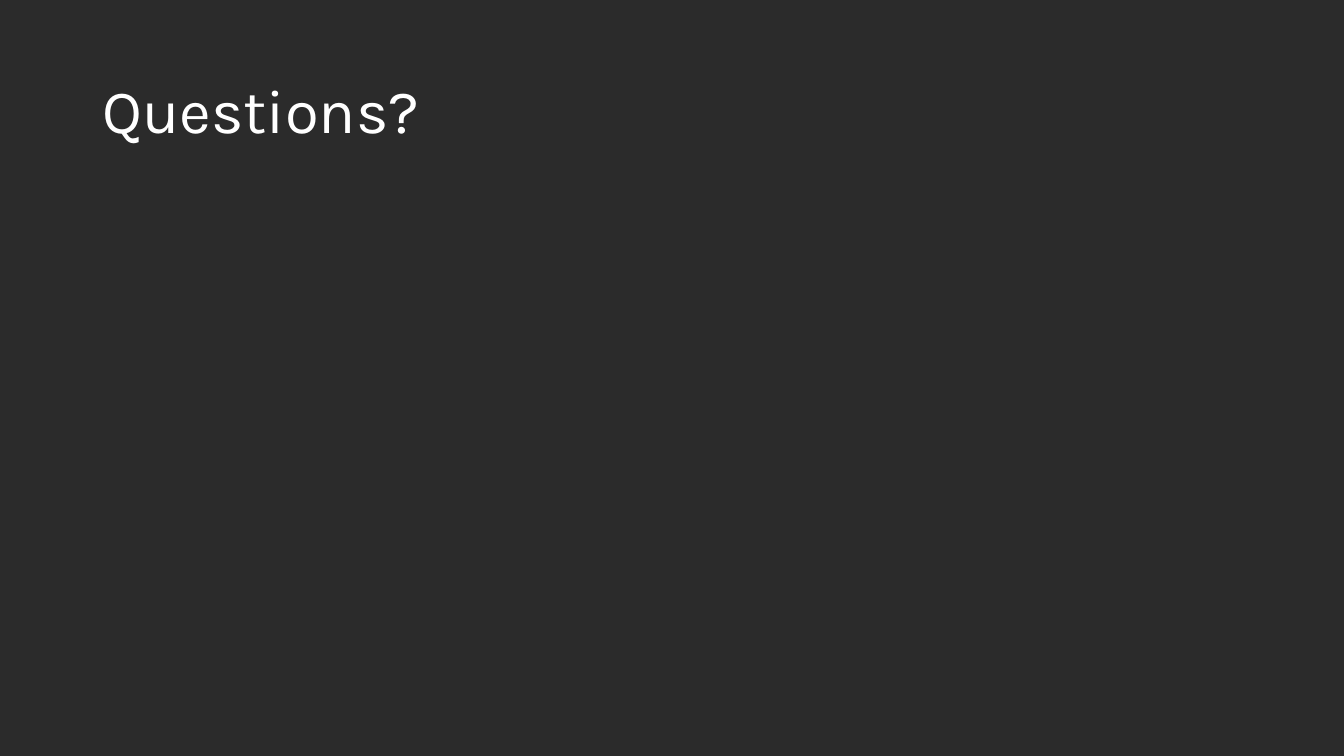
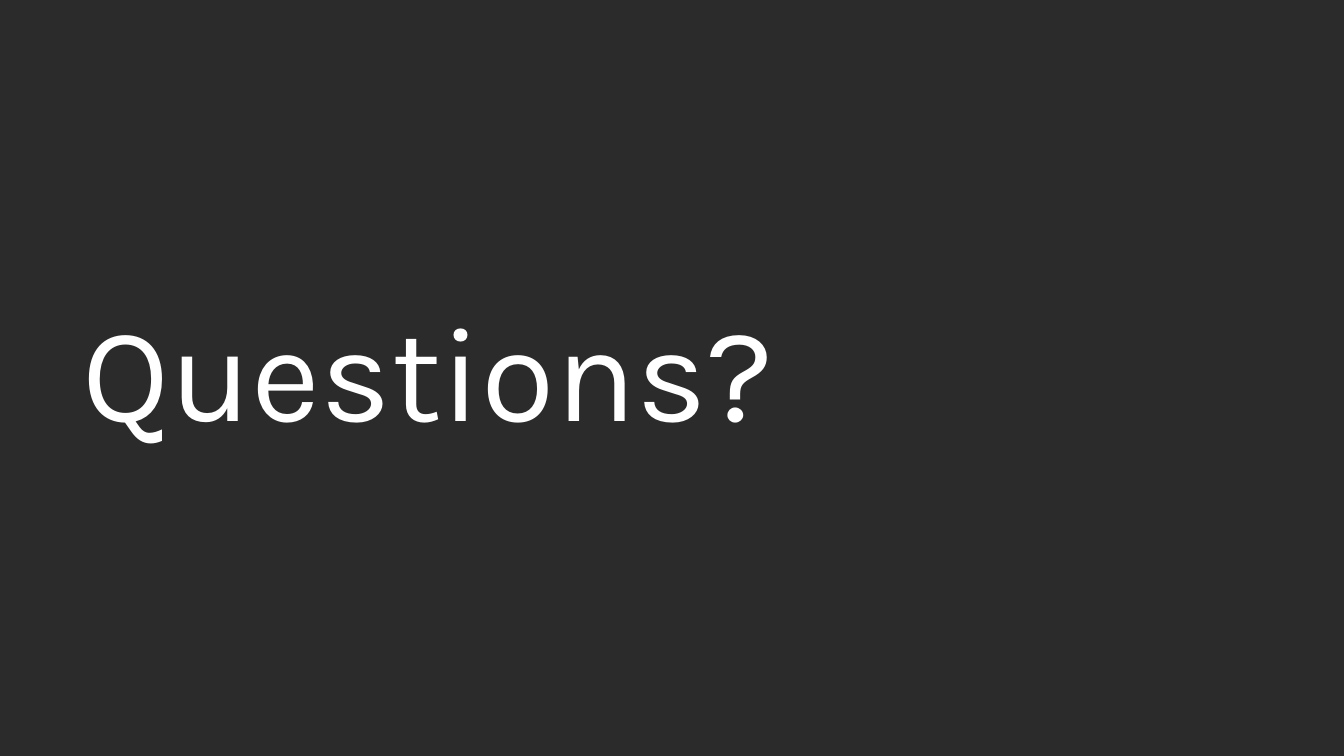
Before and after one commit to us-ja/GWAS_Internship_2025, a slide deck: slide 18 of Presentation/End_of_internship.pptx. Drawn at 1344x756 pixels with LibreOffice and Linux fonts; fonts in the diff are those of the drawing; background and template pictures are left out; a plain dark background stands for a picture behind light text. Boxes give left, top, right and bottom in pixels: in the first picture for what was removed or moved away, otherwise in the second. Text is boxed around its words. In the diff, an @@ line names an element or a change of style, - is before the commit and + after.

```diff
--- a/Presentation/End_of_internship.pptx
+++ b/Presentation/End_of_internship.pptx
@@ title "Questions?": place and size @@
-title "Questions?" at [102, 90, 419, 144]
+title "Questions?" at [83, 328, 774, 444]
@@ title "Questions?" at [83, 328, 774, 444]: size 44 to 96 pt @@
```
Also in this commit, not shown: 1 other slide changed, 1 slide added, 1 slide removed, 1 other file.
